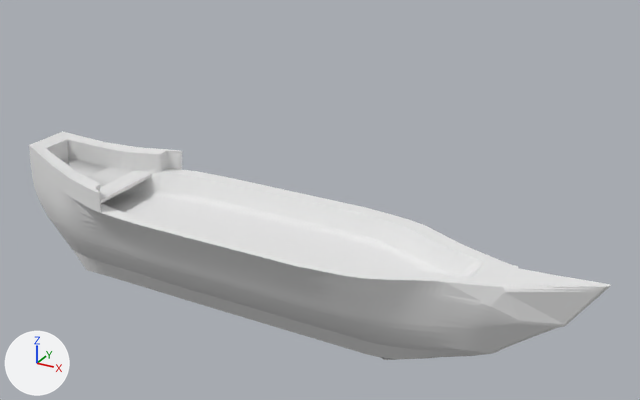
Renders of the OBJ model PA11/models/Ship.obj from each side of a commit.
The view is the same before and after, from a camera (50 mm lens) standing at (9.25, -14.31, 8.49) and looking at (1.19, 0.35, 1.16). Every picture has the same lights, and +X, +Y and +Z are marked at lower left. Where no turn or scale is listed for an object, it has been applied to the vertices. Vertices at the same position are counted once.

Before the edit, the objects in view are built like this:
```python
mat_none = principled_material('None')
mat_none.base_color = (0.8, 0.8, 0.8)  # white #e7e7e7
mat_none.roughness = 1.0
me_ship_cube_002 = bpy.data.meshes.new('Ship_Cube.002')
me_ship_cube_002.from_pydata(...)  # 1628 vertices, 3266 faces; spans x -6.07..7.16, y -1.53..1.53, z -1.88..1.37
me_ship_cube_002.materials.append(mat_none)  # white #e7e7e7
ob_ship_cube_002 = bpy.data.objects.new('Ship_Cube.002', me_ship_cube_002)
ob_ship_cube_002.location = (0.0, 0.0, 0.0)
```
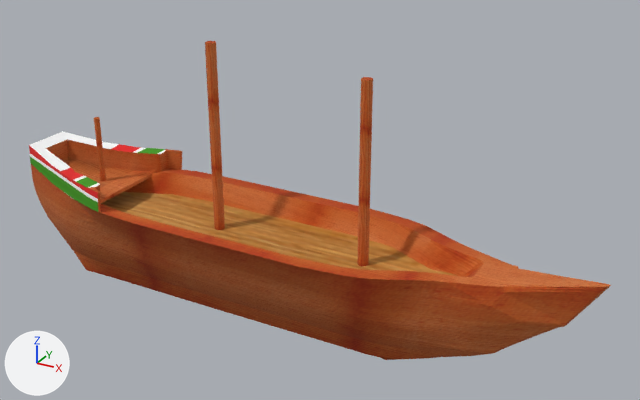
Patch to the scene script:
```diff
--- a/PA11/models/Ship.obj.py
+++ b/PA11/models/Ship.obj.py
@@ img_ship_texture_png @@
+img_ship_texture_png = load_image('Ship_Texture.png', 'Ship_Texture.png', 1024, 768, 'sRGB')
@@ mat_none @@
 mat_none = principled_material('None')
-mat_none.base_color = (0.8, 0.8, 0.8)  # white #e7e7e7
+mat_none.texture = img_ship_texture_png
 mat_none.roughness = 1.0
@@ me_ship_cube_002 @@
 # used by ob_ship_cube_002; location = (0.0, 0.0, 0.0)
-me_ship_cube_002.from_pydata(...)  # 1628 vertices, 3266 faces; spans x -6.07..7.16, y -1.53..1.53, z -1.88..1.37
+me_ship_cube_002.from_pydata(...)  # 1820 vertices, 3548 faces; spans x -6.07..7.16, y -1.53..1.53, z -1.88..4.25
+# me_ship_cube_002 part 1: a new loose piece of 64 vertices spanning x -4.43..-4.3, y -0.06..0.06, z 0.62..2.14, in mat_none (picture img_ship_texture_png)
+# me_ship_cube_002 part 2: a new loose piece of 64 vertices spanning x -1.23..-1.0, y -0.11..0.11, z 0.14..4.25, in mat_none (picture img_ship_texture_png)
+# me_ship_cube_002 part 3: a new loose piece of 64 vertices spanning x 2.26..2.48, y -0.11..0.11, z 0.14..3.98, in mat_none (picture img_ship_texture_png)
 me_ship_cube_002.materials.append(mat_none)
```

Location of each change, (x1, y1, x2, y2) in pixels of the pictures (640 x 400 px):
'Ship_Cube.002', surface changed, reshaped (white to brown, 39% taller)
    before: (29, 131, 611, 360)
    after: (29, 41, 611, 360)
part 1 of me_ship_cube_002, added
    after: (94, 117, 106, 181)
part 2 of me_ship_cube_002, added (brown)
    after: (205, 41, 225, 230)
part 3 of me_ship_cube_002, added (brown)
    after: (357, 77, 373, 266)
